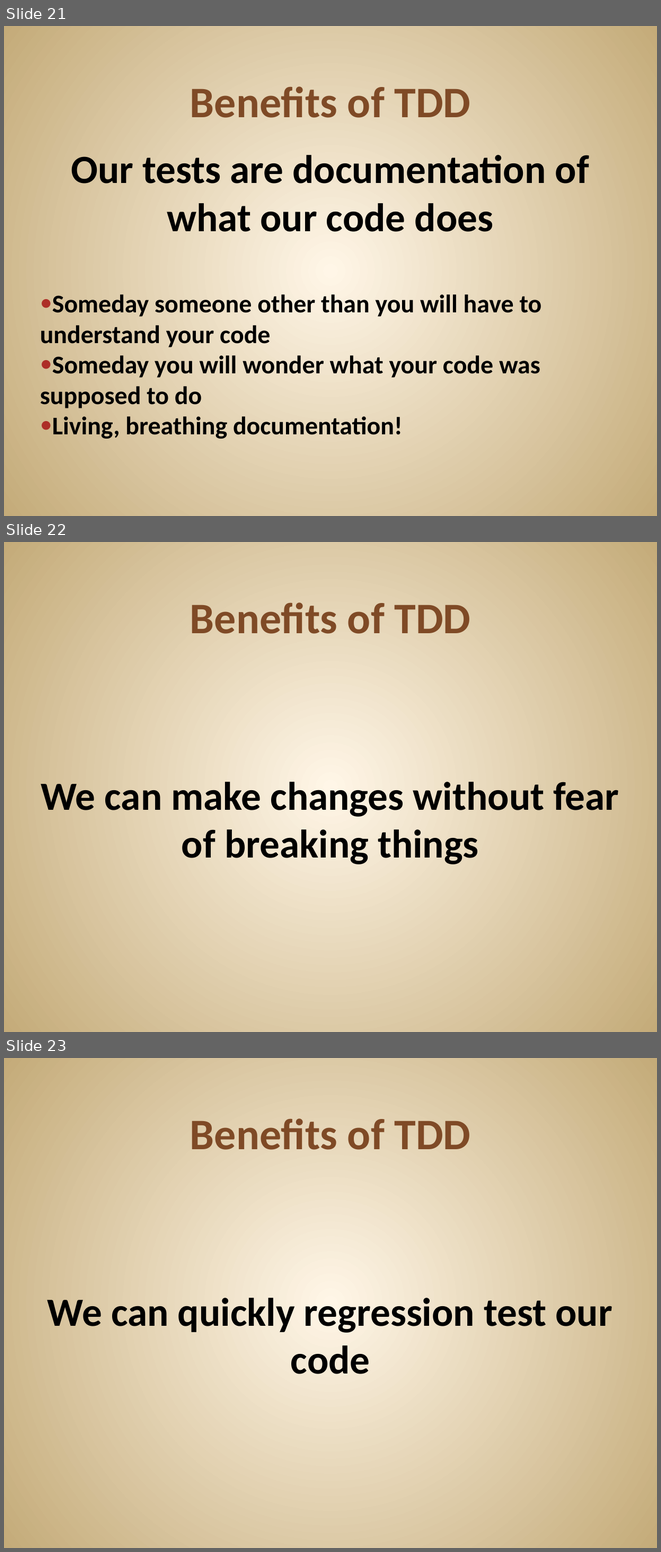
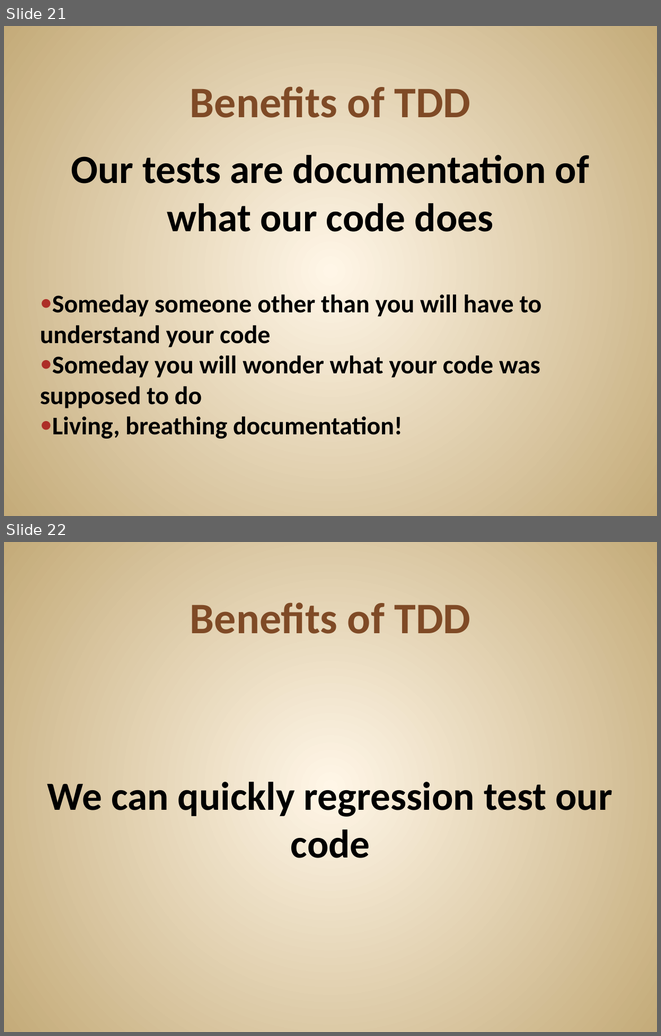
Before and after one commit to JonKruger/TDD-In-Action, a slide deck: TDD In Action.pptx. Shown one above the other, each under a label of ours: slides 21, 22 and 23 before the commit, slides 21 and 22 after it. The pictures are 661x1552 and 661x1036 pixels, drawn with LibreOffice and Linux fonts; fonts in the diff are those of the drawing. Boxes give left, top, right and bottom in pixels: in the first picture for what was removed or moved away, otherwise in the second. Text is boxed around its words. In the diff, an @@ line names an element or a change of style, - is before the commit and + after.

Commit message:
updated some stuff in the ppt

```diff
--- a/TDD In Action.pptx
+++ b/TDD In Action.pptx
@@ slide 22 removed at (4, 542, 657, 1032), background gradient #FFF7E8 to #C4AA7A @@
@@ title removed at (190, 602, 471, 634) @@
-Benefits of TDD
@@ text removed at (41, 782, 619, 864) @@
-We can make changes without fear of breaking things
@@ what was slide 23 is now slide 22 @@
```
Also in this commit, not shown: 1 slide changed.
